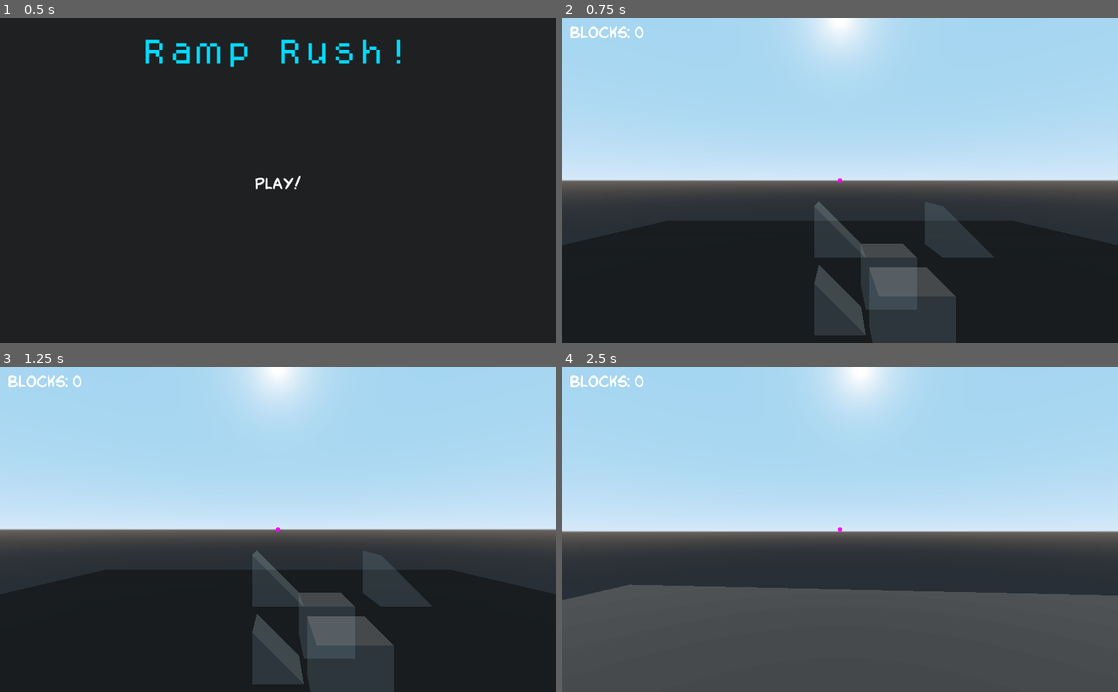
Above: before the commit, frames 1-4 (two rows, left to right).
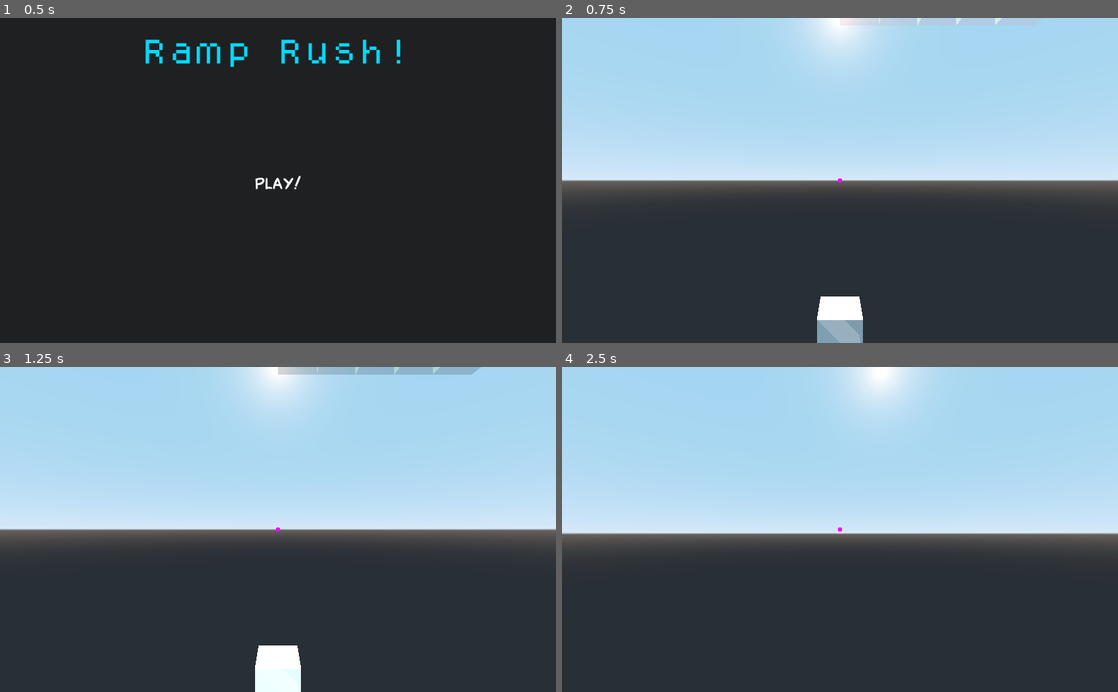
Above: after the commit, the same moments.

Repository: lpszeto/Ramp_Rush
Game: Godot game, scene res://Menu.tscn
Same seed, same stepped clock (60 frames per second), same inputs: the game is played once before the commit and once after it.
Inputs (mouse positions are in pixels of both pictures, inside the frame that each line leads up to):
- Up to frame 1 (0.5 s): no input
- Up to frame 2 (0.75 s): click "Play!" at 0.5 s
- Up to frame 3 (1.25 s): no input
- Up to frame 4 (2.5 s): tap Enter (ui_accept) at 1.25, 1.52, 2.27 s; move the mouse to (867, 529) at 1.27 s; hold W (forward) from 1.28 s (still down); click (867, 529) at 1.35 s; move the mouse to (812, 529) at 2.02 s; click (812, 529) at 2.1 s

Frame 1 is identical in both runs. In frame 2, 4.2% of the frame differs, in the area x 0-100%, y 0-100%; in frame 3, 5.0%; in frame 4, 33%.
Error after the commit: Attempt to call function 'start' in base 'null instance' on a null instance. (res://Main.gd:20)

Commit message:
Update Play.gd

Diff:
--- a/Ramp Rush/Play.gd
+++ b/Ramp Rush/Play.gd
@@ -6,4 +6,4 @@
 
 
 func _on_Play_pressed():
-	get_tree().change_scene("res://Main.tscn")
+	get_tree().change_scene("res://Level1.tscn")
